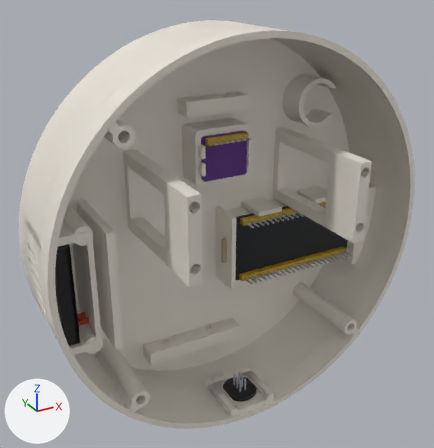
Two versions of the glTF model exports/plate-2-base.glb, one commit apart.
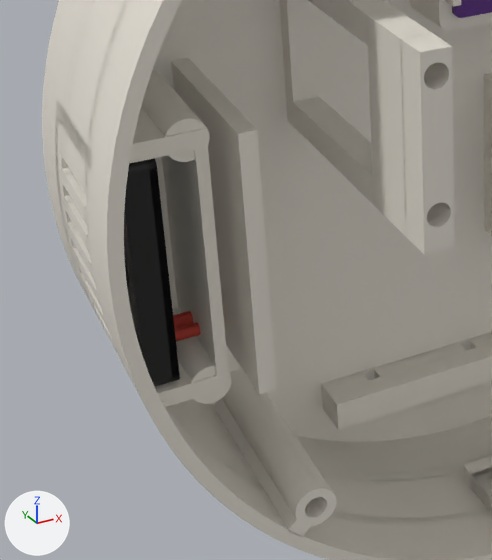
Old and new are each drawn whole from a camera (50 mm lens) standing at (-27.5, -215.4, 187.3) and looking at (78.6, -22.5, 90.9) and again close up on the part from 0% to 51% of the width and 39% to 94% of the height. The axes (+X, +Y, +Z) are drawn at lower left. The lights are the same throughout. The older version's two pictures come first. Vertices at exactly the same position are counted once.

In view in the first close-up: 'amp-pcb', 'base', 'spk-back', 'spk-frame', 'spk-wires' and 2 more.
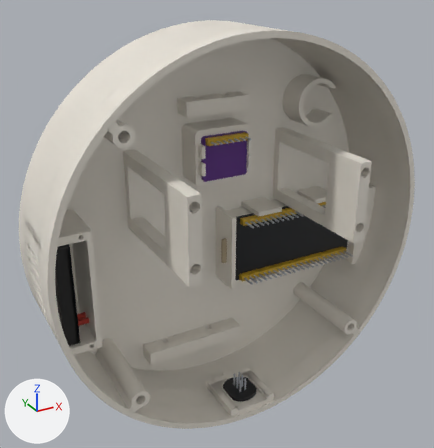
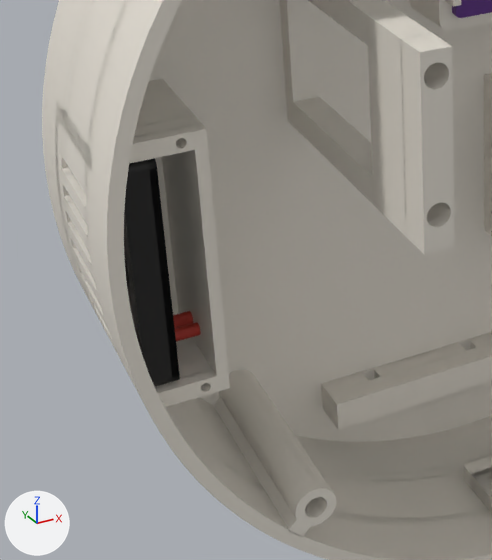
What differs and where, as boxes (x1, y1, x2, y2) in the close-ups (492 x 560 px; the box of a moved part takes in the faces that stretch with it):
part 1 of me_base, deleted: before (171, 58, 277, 394)
part 2 of me_base, moved or reshaped: before (88, 70, 232, 404); after (62, 87, 229, 407)

The change, as a list of edits to the scene's bpy script:
```text
Change me_base:
    used by ob_base; location = (0.0, 0.0, 0.0)
    remove me_base.from_pydata(...)  # 7734 vertices, 15444 faces; spans x 6.0..166.0, y -58.0..0.0, z 6.0..166.0
    add me_base.from_pydata(...)  # 7744 vertices, 15484 faces; spans x 6.0..166.0, y -58.0..0.0, z 6.0..166.0
    me_base part 1: the loose piece of 8 vertices spanning x 28.0..32.0, y -36.0..-2.0, z 57.0..103.0 is deleted
    me_base part 2: 141 vertices moved from x 18.0..25.0, y -32.0..-10.0, z 54.0..103.0 to x 20.0..22.0, y -32.0..-26.0, z 57.0..103.0; 353 vertices removed from x 8.0..25.0, y -32.0..-10.0, z 55.0..106.0; 371 vertices added at x 7.0..25.0, y -32.0..-26.0, z 57.0..103.0
```
